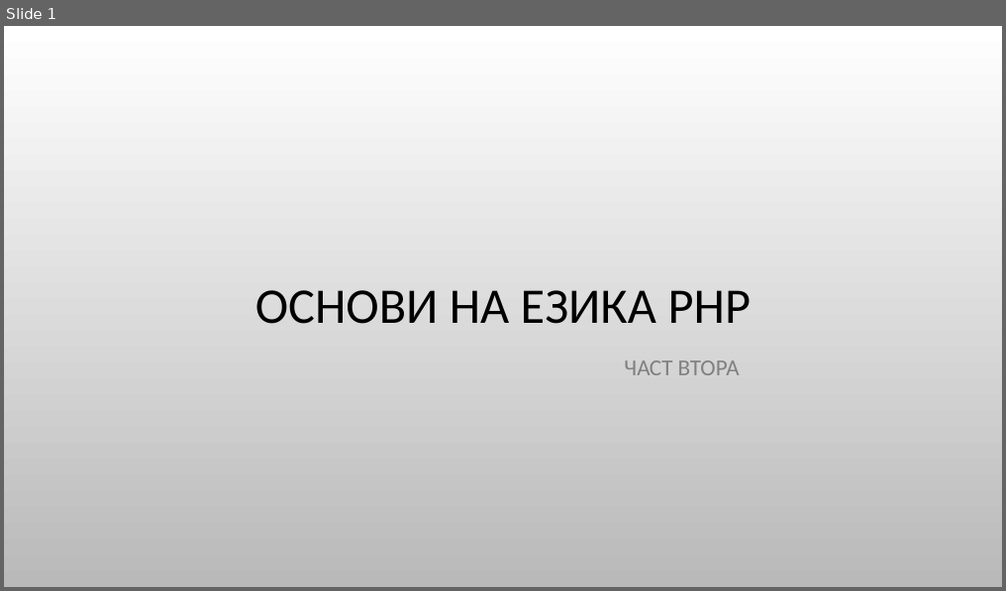
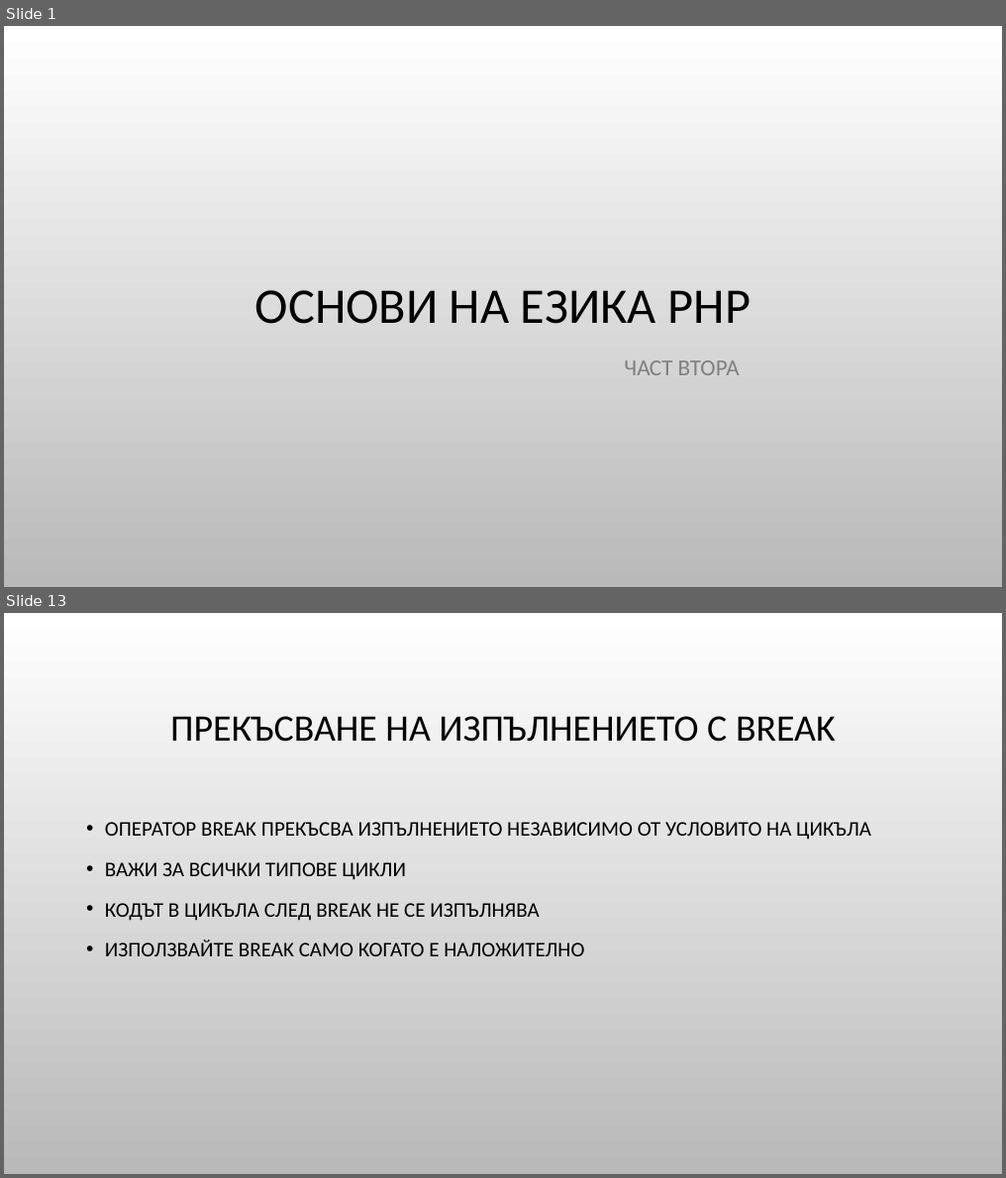
Before and after one commit to Bilyukov/php-mysql-course, a slide deck: 05.php-basics-2.pptx. Shown one above the other, each under a label of ours: slide 1 before the commit, slides 1 and 13 after it; the slides between them are not shown. The pictures are 1006x591 and 1006x1178 pixels, drawn with LibreOffice and Linux fonts; fonts in the diff are those of the drawing; background and template pictures are left out. Boxes give left, top, right and bottom in pixels: in the first picture for what was removed or moved away, otherwise in the second. Text is boxed around its words. In the diff, an @@ line names an element or a change of style, - is before the commit and + after.

```diff
--- a/05.php-basics-2.pptx
+++ b/05.php-basics-2.pptx
@@ slide 13 added at (4, 613, 1002, 1174), background picture (left out) @@
@@ title added at (170, 716, 836, 742), 36 pt, text #000000 @@
+ПРЕКЪСВАНЕ НА ИЗПЪЛНЕНИЕТО С BREAK
@@ text added at (105, 822, 871, 957), 20 pt, text #000000 @@
+• ОПЕРАТОР BREAK ПРЕКЪСВА ИЗПЪЛНЕНИЕТО НЕЗАВИСИМО ОТ УСЛОВИТО НА ЦИКЪЛА
+• ВАЖИ ЗА ВСИЧКИ ТИПОВЕ ЦИКЛИ
+• КОДЪТ В ЦИКЪЛА СЛЕД BREAK НЕ СЕ ИЗПЪЛНЯВА
+• ИЗПОЛЗВАЙТЕ BREAK САМО КОГАТО Е НАЛОЖИТЕЛНО
```
Also in this commit, not shown: 21 other slides added, 11 other files.
